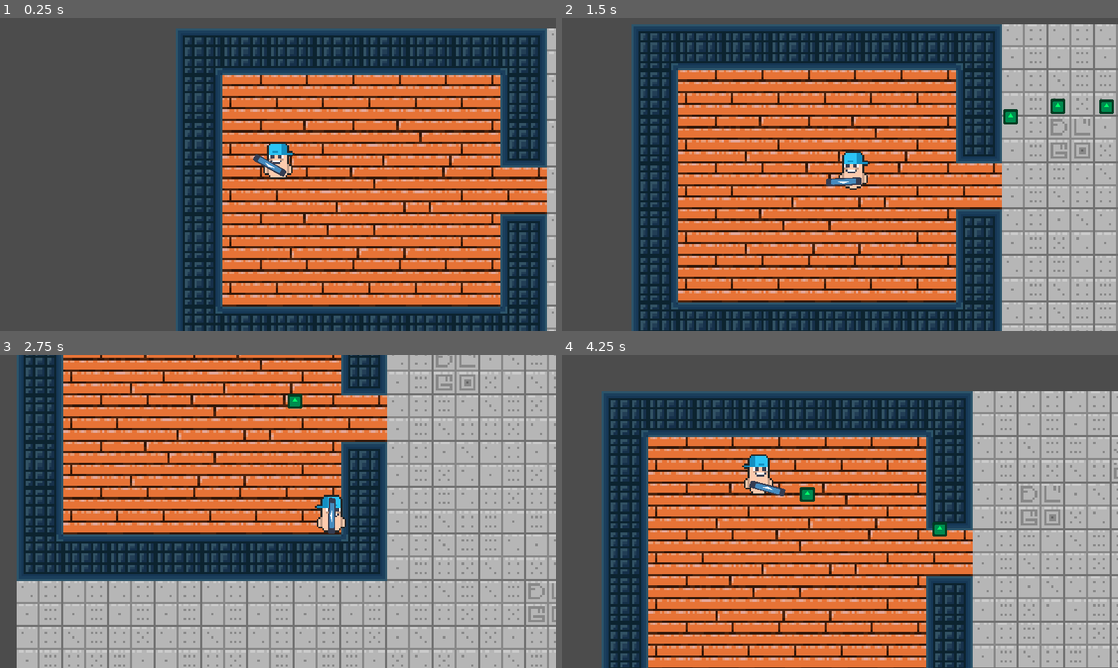
Above: before the commit, frames 1-4 (two rows, left to right).
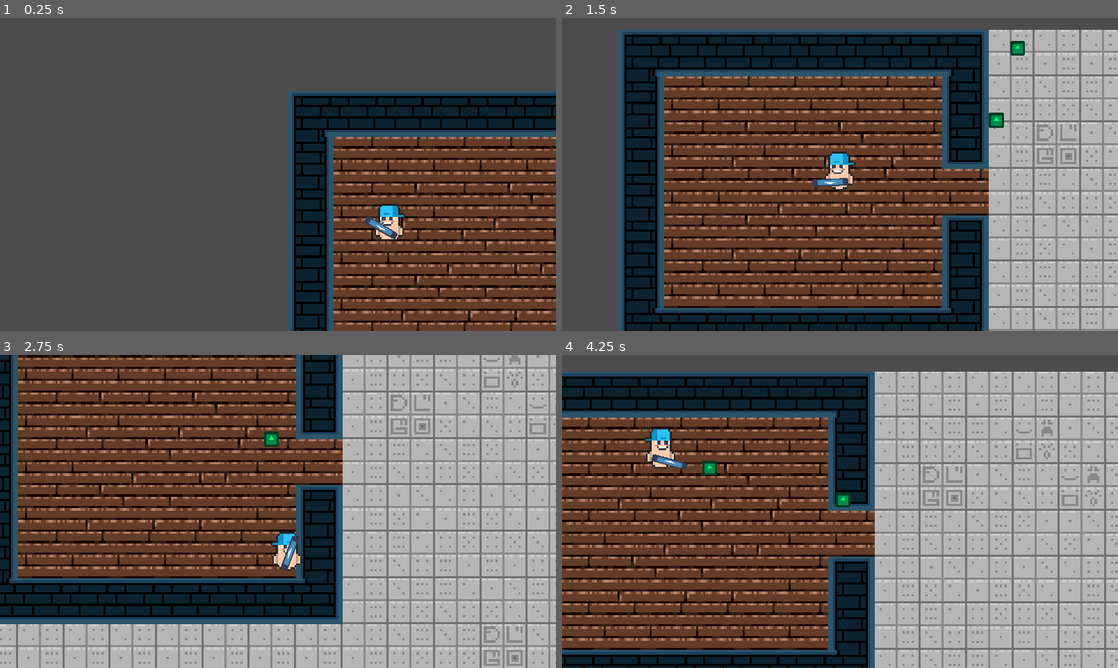
Above: after the commit, the same moments.

Repository: ygypt/gmtk2022
Game: Godot game, scene res://Levels/TemplateLevel.tscn
Same seed, same stepped clock (60 frames per second), same inputs: the game is played once before the commit and once after it. The engine's default icon, where the game draws it, is replaced by a stand-in: a white triangle on a blue panel in a dark square.
Inputs (mouse positions are in pixels of both pictures, inside the frame that each line leads up to):
- Up to frame 1 (0.25 s): no input
- Up to frame 2 (1.5 s): move the mouse to (962, 158) at 0.52 s; press the mouse at (962, 158) at 0.53 s; hold D (move_right) 0.53-1.28 s; move the mouse to (728, 190) at 1.27 s; release the mouse at (728, 190) at 1.28 s; hold S (move_down) from 1.28 s (still down); tap Space (dodge) at 1.35 s
- Up to frame 3 (2.75 s): click (166, 527) at 1.55 s; move the mouse to (333, 442) at 2.02 s; release S (move_down) at 2.03 s; press the mouse at (333, 442) at 2.03 s; hold D (move_right) from 2.03 s (still down); tap F (interact) at 2.1 s
- Up to frame 4 (4.25 s): move the mouse to (812, 574) at 2.77 s; release D (move_right) at 2.78 s; release the mouse at (812, 574) at 2.78 s; hold W (move_up) 2.78-3.53 s; click (812, 574) at 2.85 s; move the mouse to (1006, 558) at 3.52 s; press the mouse at (1006, 558) at 3.53 s; hold A (move_left) from 3.53 s (still down); tap R (reload) at 4.15 s

The runs differ from the first frame. In frame 1, 65% of the frame differs, in the area x 31-100%, y 3-100%; in frame 2, 69%; in frame 3, 72%; in frame 4, 79%, in the area x 0-100%, y 5-100%.

Commit message:
Read Summary
Changed a couple Filenames
Added/changed collision layers
Altered some code, but very little changed in Weapon.gd and Pistol.tscn
New PlayerCamera Script that  always lets cursor move camera. might be able to be better.
Changed name of Camera2D, child of Player, to PlayerCamera
Left a comment on Movement script
Updated Tileset to the unfinished set, since I like it more. even unfinished
Added new Spritesheets for d20s and  an an animated and an idle version of the d20 icon.

Diff:
--- a/Characters/Player/Player.gd
+++ b/Characters/Player/Player.gd
@@ -11,7 +11,7 @@
 #	weapon_slot.player = self
 
 func _process(delta: float):
-	var movevec = Input.get_vector("move_left", "move_right", "move_up", "move_down")
+	var movevec = Input.get_vector("move_left", "move_right", "move_up", "move_down")  #Dex: I didn't know this was a thing. Sweet Function.
 	move_vector = movevec
 
 	var mouse_pos = get_global_mouse_position()
--- a/Characters/Player/Player.tscn
+++ b/Characters/Player/Player.tscn
@@ -7,6 +7,7 @@
 [ext_resource path="res://Characters/Player/States/Dodge.gd" type="Script" id=5]
 [ext_resource path="res://Characters/Player/WeaponSlot.gd" type="Script" id=6]
 [ext_resource path="res://Weapons/Pistol/Pistol.tscn" type="PackedScene" id=7]
+[ext_resource path="res://Characters/Player/PlayerCamera.gd" type="Script" id=8]
 
 [sub_resource type="Animation" id=4]
 resource_name = "Dodge"
@@ -80,11 +81,11 @@
 anims/Idle = SubResource( 3 )
 anims/Move = SubResource( 1 )
 
-[node name="Camera2D" type="Camera2D" parent="."]
+[node name="PlayerCamera" type="Camera2D" parent="."]
 current = true
 zoom = Vector2( 0.3, 0.3 )
 smoothing_enabled = true
-smoothing_speed = 2.0
+script = ExtResource( 8 )
 
 [node name="CollisionShape2D" type="CollisionShape2D" parent="."]
 position = Vector2( 0, -2 )
--- /dev/null
+++ b/Characters/Player/PlayerCamera.gd
@@ -0,0 +1,9 @@
+extends Camera2D
+
+const MOUSE_CAM_MOD = .8
+onready var player : Player = get_parent()
+var cursor_lposition : Vector2
+
+func _process(delta):
+	cursor_lposition = get_local_mouse_position()
+	global_position = player.global_position + (cursor_lposition * MOUSE_CAM_MOD)
--- a/Levels/TemplateLevel.tscn
+++ b/Levels/TemplateLevel.tscn
@@ -5,11 +5,11 @@
 
 [node name="TemplateLevel" type="Node2D"]
 
-[node name="TileMap" type="TileMap" parent="."]
+[node name="WallsAndFloors" type="TileMap" parent="."]
 tile_set = ExtResource( 1 )
 cell_size = Vector2( 20, 20 )
 cell_quadrant_size = 10
-collision_layer = 4
+collision_layer = 20
 collision_mask = 11
 format = 1
 tile_data = PoolIntArray( 0, 1, 131074, 1, 1, 3, 2, 1, 3, 3, 1, 3, 4, 1, 3, 5, 1, 3, 6, 1, 3, 7, 1, 131075, 8, 3, 1, 9, …(3349 unchanged characters)…
--- a/Weapons/Pistol/Pistol.tscn
+++ b/Weapons/Pistol/Pistol.tscn
@@ -13,6 +13,8 @@
 [node name="FirerateTimer" type="Timer" parent="."]
 wait_time = 0.2
 
+[node name="SemiautoTimer" type="Timer" parent="."]
+
 [node name="Sprite" type="Sprite" parent="."]
 position = Vector2( 4, 0 )
 scale = Vector2( 0.240625, 0.05 )
--- a/Weapons/Weapon.gd
+++ b/Weapons/Weapon.gd
@@ -7,6 +7,7 @@
 
 onready var reload_timer : Timer = $ReloadTimer
 onready var firerate_timer : Timer = $FirerateTimer
+onready var semiauto_timer : Timer = $SemiautoTimer
 
 export var total_ammo := 1
 var current_ammo
@@ -31,7 +32,7 @@
 # THIS FUNCTION IS KINDA MESSY RN BUT IT GETS THE JOB DONE
 
 func shoot(player):
-	if firerate_timer.time_left > 0 || reload_timer.time_left > 0:
+	if firerate_timer.time_left || reload_timer.time_left > 0:
 		return
 
 	firerate_timer.start()
--- a/project.godot
+++ b/project.godot
@@ -119,8 +119,9 @@
 
 2d_physics/layer_1="Player"
 2d_physics/layer_2="NPCs"
-2d_physics/layer_3="Walls"
+2d_physics/layer_3="Walls & Floors"
 2d_physics/layer_4="Items"
+2d_physics/layer_5="Traps"
 
 [physics]
 
Binary file added: Art_Assets/Spr_d20_strip16.png
Binary file added: Art_Assets/Spr_d20icon.png
Binary file added: Art_Assets/Spr_d20iconFlash_strip4.png
Binary file changed: Art_Assets/Tiles/9f019d6c-bcf0-4322-824a-610f3efb2c14.png
Not shown: 1 places in Characters/Player/Player.tscn that only renumber resources
